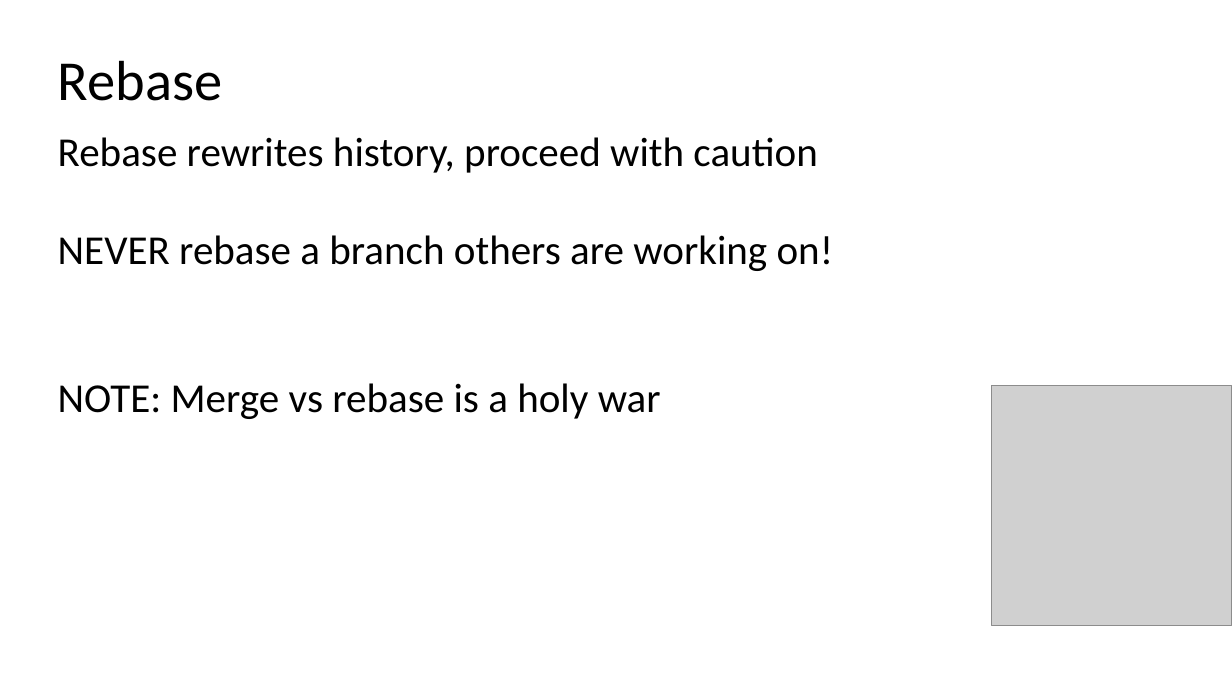
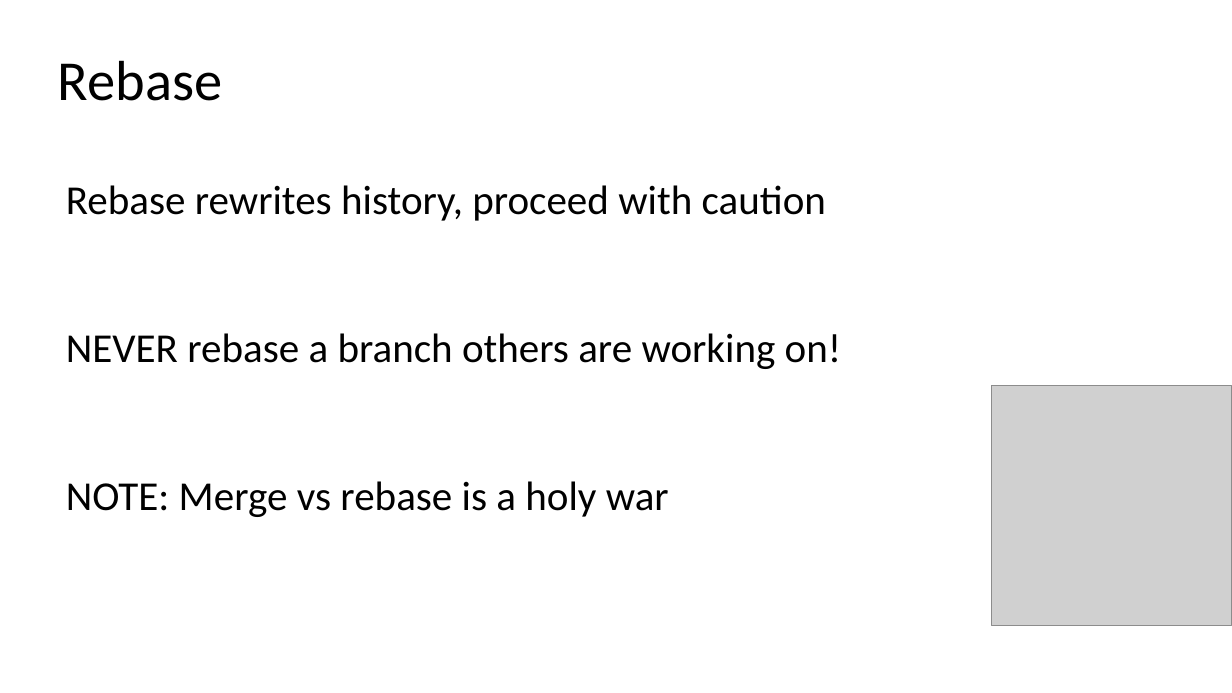
Before and after one commit to ogvolkov/git-101, a slide deck: slide 41 of git101.pptx. Drawn at 1232x693 pixels with LibreOffice and Linux fonts; fonts in the diff are those of the drawing; grey boxes stand for pictures. Boxes give left, top, right and bottom in pixels: in the first picture for what was removed or moved away, otherwise in the second. Text is boxed around its words. In the diff, an @@ line names an element or a change of style, - is before the commit and + after.

Commit message:
Interactive rebase

```diff
--- a/git101.pptx
+++ b/git101.pptx
@@ text "Rebase rewrites history, proceed with ..." rewrapped from (x1=58, y1=137, x2=834, y2=419) to (x1=66, y1=185, x2=842, y2=517) @@
```
Also in this commit, not shown: 2 other slides changed.
